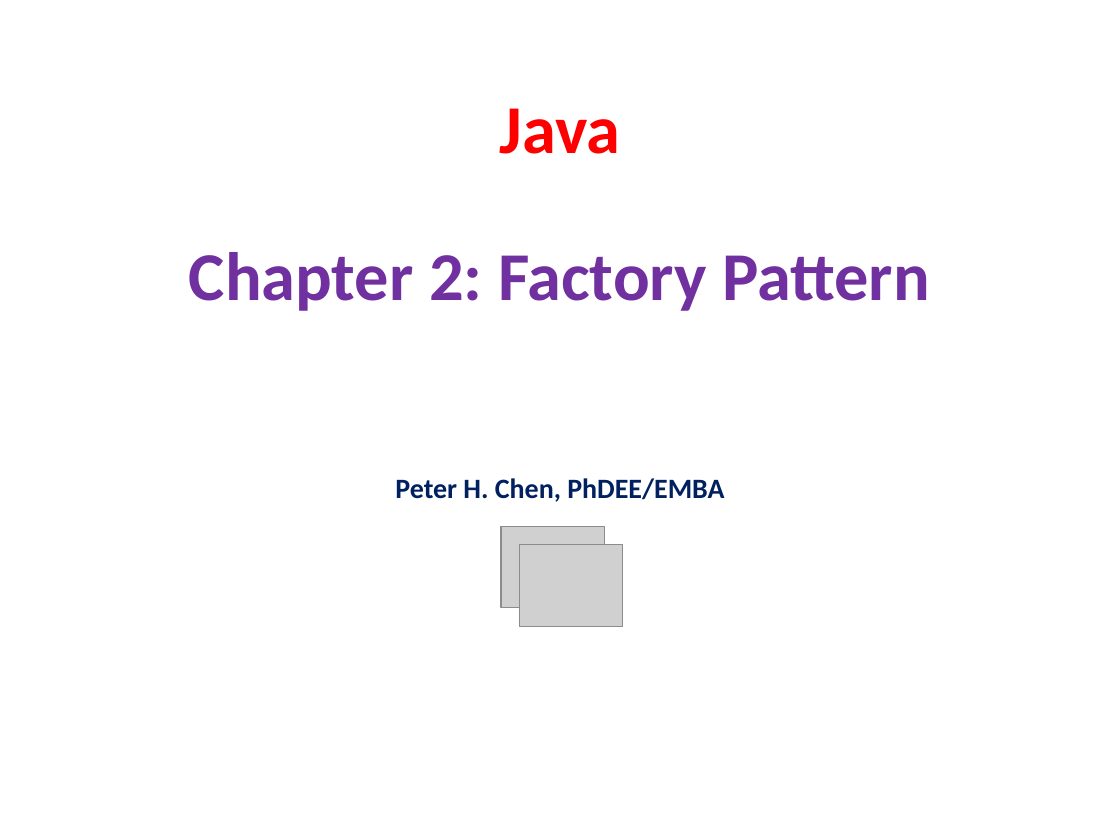
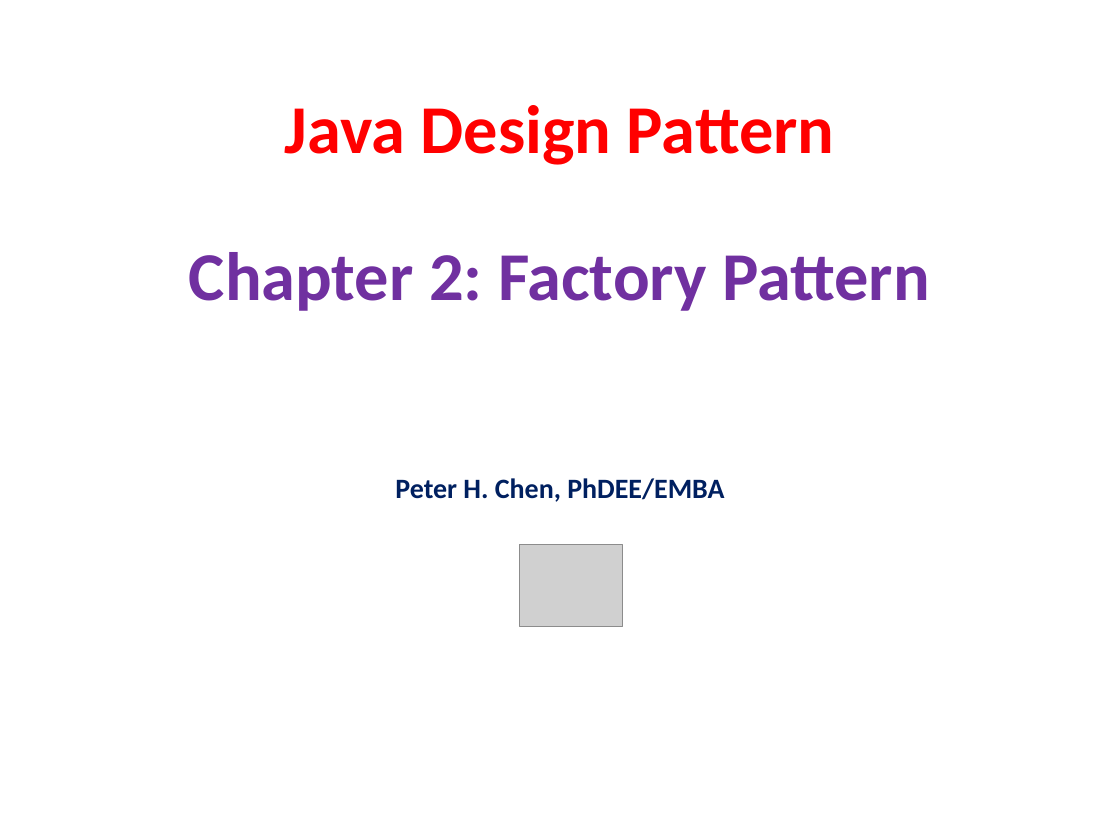
Before and after one commit to dizhaung/IoT, a slide deck: slide 1 of doc/Pattern/15_Ch02_FactoryPattern.pptx. Drawn at 1120x840 pixels with LibreOffice and Linux fonts; fonts in the diff are those of the drawing; grey boxes stand for pictures; background and template pictures are left out. Boxes give left, top, right and bottom in pixels: in the first picture for what was removed or moved away, otherwise in the second. Text is boxed around its words. In the diff, an @@ line names an element or a change of style, - is before the commit and + after.

```diff
--- a/doc/Pattern/15_Ch02_FactoryPattern.pptx
+++ b/doc/Pattern/15_Ch02_FactoryPattern.pptx
@@ text at box(189, 105, 930, 311): text changed @@
-Java
-Chapter 2: Factory Pattern
+Java Design Pattern
+Chapter 2: Factory Pattern
@@ picture removed at box(501, 526, 604, 608) @@
```
Also in this commit, not shown: 10 other slides changed, 37 other files.
